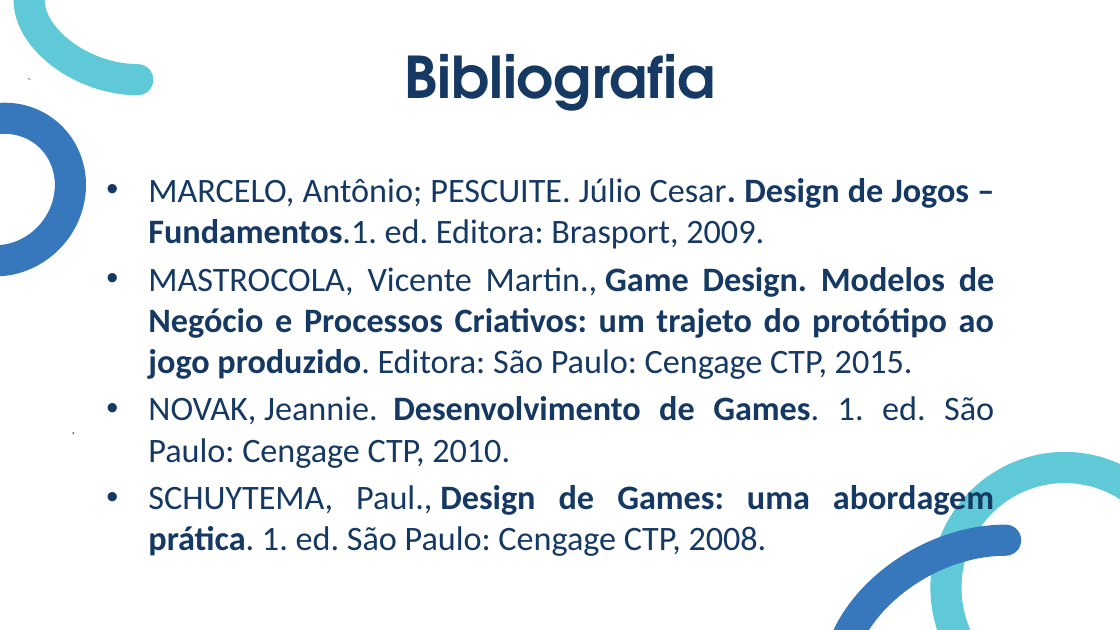
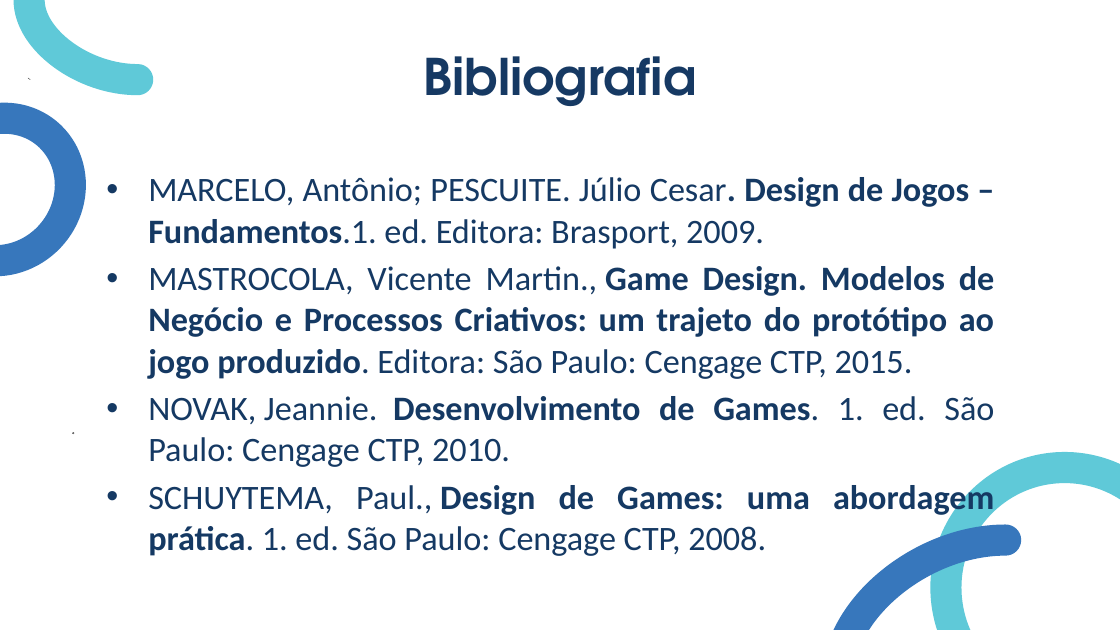
Before and after one commit to MaristaIrAcacio/PrototipacaoDeJogos, a slide deck: slide 6 of aulas/Apresentação.pptx. Drawn at 1120x630 pixels with LibreOffice and Linux fonts; fonts in the diff are those of the drawing. Boxes give left, top, right and bottom in pixels: in the first picture for what was removed or moved away, otherwise in the second. Text is boxed around its words. In the diff, an @@ line names an element or a change of style, - is before the commit and + after.

```diff
--- a/aulas/Apresentação.pptx
+++ b/aulas/Apresentação.pptx
@@ text "Bibliografia" at [424,56,697,106]: size 37 to 32.4 pt @@
@@ text "MARCELO, Antônio; PESCUITE. Júlio Cesar. ..." at [148,177,995,556]: indent changed @@
```
Also in this commit, not shown: 7 other slides changed.
